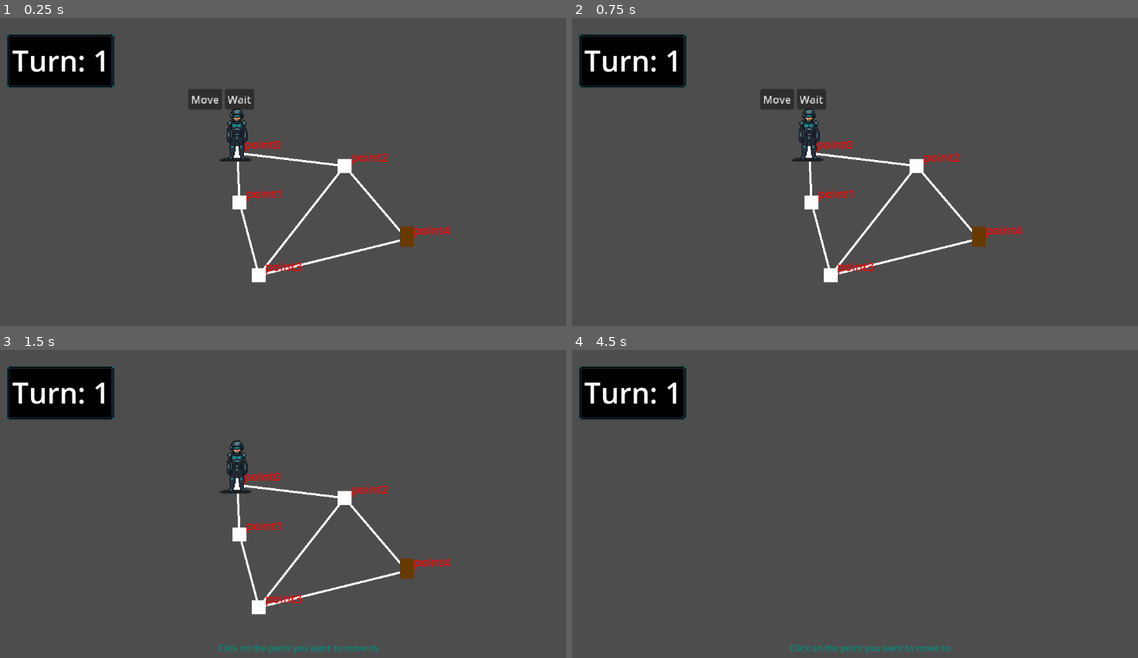
Above: before the commit, frames 1-4 (two rows, left to right).
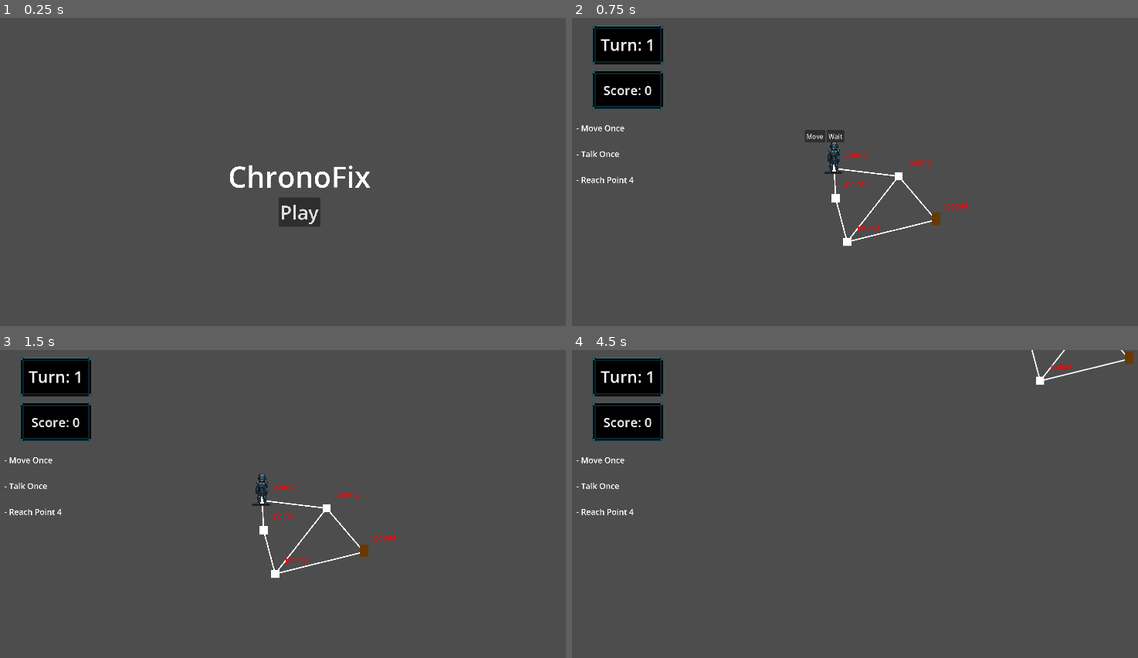
Above: after the commit, the same moments.

Repository: GreyedOutName/ChronoPunk-ForDevConManila
Game: Godot game, scene res://Scenes/main_menu.tscn
Same seed, same stepped clock (60 frames per second), same inputs: the game is played once before the commit and once after it. Before the commit the project starts from res://Scenes/main_scene.tscn.
Inputs (mouse positions are in pixels of both pictures, inside the frame that each line leads up to):
- Up to frame 1 (0.25 s): no input
- Up to frame 2 (0.75 s): click (871, 212) at 0.5 s, where only the run after the commit has a clickable "Play"
- Up to frame 3 (1.5 s): click "Move" at 1.25 s
- Up to frame 4 (4.5 s): tap Enter at 2, 3.5 s; move the mouse to (1007, 507) at 2.02 s; click (1007, 507) at 2.1 s; tap Space at 2.75, 4.25 s; move the mouse to (747, 540) at 2.77 s; click (747, 540) at 2.85 s; move the mouse to (934, 448) at 3.52 s; hold Right mouse button (rightclick) 3.53-4.28 s; click (934, 448) at 3.8 s; move the mouse to (838, 593) at 4.27 s; click (838, 593) at 4.35 s

The runs differ from the first frame. In frame 1, 7.3% of the frame differs, in the area x 1-80%, y 5-86%; in frame 2, 7.1%; in frame 3, 6.5%; in frame 4, 3.9%.

Commit message:
Objective System, Main Menu

Diff:
--- a/Scenes/GUI.tscn
+++ b/Scenes/GUI.tscn
@@ -3,7 +3,9 @@
 [ext_resource type="Script" uid="uid://ciwpwsa54mgfi" path="res://Scripts/GUI_Script.gd" id="1_bpa6r"]
 [ext_resource type="Texture2D" uid="uid://bn5yi7epchlxh" path="res://Assets/UI_Assets/windowUI2.png" id="2_ptolr"]
 
-[node name="CanvasLayer" type="CanvasLayer" node_paths=PackedStringArray("turnIndicator", "dialogueBox", "dialogueChoices", "ChoicesVbox", "dialogueText", "dialogueLabel", "reminderText")]
+[node name="CanvasLayer" type="CanvasLayer" node_paths=PackedStringArray("turnIndicator", "dialogueBox", "dialogueChoices", "ChoicesVbox", "dialogueText", "dialogueLabel", "reminderText", "GameObjectives", "Score")]
+scale = Vector2(2, 2)
+transform = Transform2D(2, 0, 0, 2, 0, 0)
 script = ExtResource("1_bpa6r")
 turnIndicator = NodePath("TopLeftBoxes/NinePatchRect/TurnNumberLabel")
 dialogueBox = NodePath("DialogueBox")
@@ -12,16 +14,21 @@
 dialogueText = NodePath("DialogueBox/BaseDialogue/NinePatchRect2/DialogueText")
 dialogueLabel = NodePath("DialogueBox/BaseDialogue/NinePatchRect/DialogueLabel")
 reminderText = NodePath("ReminderText")
+GameObjectives = NodePath("GameObjectives")
+Score = NodePath("TopLeftBoxes/NinePatchRect2/Score")
 
-[node name="TopLeftBoxes" type="MarginContainer" parent="."]
-offset_right = 230.0
-offset_bottom = 130.0
-theme_override_constants/margin_left = 30
-theme_override_constants/margin_top = 30
+[node name="TopLeftBoxes" type="VBoxContainer" parent="."]
+offset_left = 16.0
+offset_top = 12.0
+offset_right = 186.0
+offset_bottom = 114.0
+theme_override_constants/separation = 10
 
 [node name="NinePatchRect" type="NinePatchRect" parent="TopLeftBoxes"]
-custom_minimum_size = Vector2(200, 100)
+custom_minimum_size = Vector2(110, 60)
 layout_mode = 2
+size_flags_horizontal = 4
+size_flags_vertical = 4
 texture = ExtResource("2_ptolr")
 patch_margin_left = 5
 patch_margin_top = 5
@@ -29,16 +36,60 @@
 patch_margin_bottom = 5
 
 [node name="TurnNumberLabel" type="Label" parent="TopLeftBoxes/NinePatchRect"]
-layout_mode = 0
-offset_left = 10.0
-offset_top = 12.0
-offset_right = 192.0
-offset_bottom = 86.0
-theme_override_font_sizes/font_size = 54
+layout_mode = 1
+anchors_preset = 8
+anchor_left = 0.5
+anchor_top = 0.5
+anchor_right = 0.5
+anchor_bottom = 0.5
+offset_left = -54.5
+offset_top = -21.0
+offset_right = 54.5
+offset_bottom = 21.0
+grow_horizontal = 2
+grow_vertical = 2
+theme_override_font_sizes/font_size = 25
 text = "Turn: 1"
 horizontal_alignment = 1
 vertical_alignment = 1
 autowrap_mode = 2
+
+[node name="NinePatchRect2" type="NinePatchRect" parent="TopLeftBoxes"]
+custom_minimum_size = Vector2(110, 60)
+layout_mode = 2
+size_flags_horizontal = 4
+size_flags_vertical = 4
+texture = ExtResource("2_ptolr")
+patch_margin_left = 5
+patch_margin_top = 5
+patch_margin_right = 5
+patch_margin_bottom = 5
+
+[node name="Score" type="Label" parent="TopLeftBoxes/NinePatchRect2"]
+layout_mode = 1
+anchors_preset = 8
+anchor_left = 0.5
+anchor_top = 0.5
+anchor_right = 0.5
+anchor_bottom = 0.5
+offset_left = -54.5
+offset_top = -21.0
+offset_right = 54.5
+offset_bottom = 21.0
+grow_horizontal = 2
+grow_vertical = 2
+theme_override_font_sizes/font_size = 20
+text = "Score: 0"
+horizontal_alignment = 1
+vertical_alignment = 1
+autowrap_mode = 2
+
+[node name="GameObjectives" type="VBoxContainer" parent="."]
+offset_left = 18.0
+offset_top = 151.0
+offset_right = 3178.0
+offset_bottom = 9791.0
+scale = Vector2(0.05, 0.05)
 
 [node name="DialogueBox" type="MarginContainer" parent="."]
 visible = false
--- /dev/null
+++ b/Scenes/GUI_ObjectiveText.tscn
@@ -0,0 +1,14 @@
+[gd_scene format=3 uid="uid://6qjmwa5iamrs"]
+
+[node name="Objectives" type="RichTextLabel"]
+custom_minimum_size = Vector2(110, 800)
+anchors_preset = 15
+anchor_right = 1.0
+anchor_bottom = 1.0
+grow_horizontal = 2
+grow_vertical = 2
+theme_override_font_sizes/normal_font_size = 250
+bbcode_enabled = true
+text = " - End"
+autowrap_mode = 2
+vertical_alignment = 1
--- /dev/null
+++ b/Scenes/Level1.tscn
@@ -0,0 +1,44 @@
+[gd_scene load_steps=8 format=3 uid="uid://c7p4wvthpujqt"]
+
+[ext_resource type="PackedScene" uid="uid://w5fhv5wx7ee8" path="res://objects/camera_container.tscn" id="1_ysn8j"]
+[ext_resource type="Script" uid="uid://csns72yt0bu78" path="res://Scripts/path_controller.gd" id="2_6ll4n"]
+[ext_resource type="PackedScene" uid="uid://cmvmi1eqfgt6a" path="res://objects/player.tscn" id="3_kylad"]
+[ext_resource type="PackedScene" uid="uid://mwss4orfwysh" path="res://objects/enemy.tscn" id="4_bdlbp"]
+[ext_resource type="Resource" uid="uid://b54w0dwjsjvdu" path="res://Resources/level1_enemy.tres" id="5_2h8qs"]
+[ext_resource type="PackedScene" uid="uid://bd5yeg2sylr80" path="res://objects/grid_point.tscn" id="6_rpty4"]
+[ext_resource type="PackedScene" uid="uid://yexucs5j3i0b" path="res://Scenes/GUI.tscn" id="7_6jj8j"]
+
+[node name="Level1" type="Node2D"]
+
+[node name="CameraContainer" parent="." instance=ExtResource("1_ysn8j")]
+
+[node name="PathController" type="Node2D" parent="."]
+script = ExtResource("2_6ll4n")
+
+[node name="Player" parent="." instance=ExtResource("3_kylad")]
+z_index = 1
+position = Vector2(-29, -18)
+
+[node name="Enemy" parent="." instance=ExtResource("4_bdlbp")]
+position = Vector2(50, 21)
+PathArray = Array[int]([4, 3, 2, 0, 1])
+dialogueResourceRef = ExtResource("5_2h8qs")
+
+[node name="pointArray" type="Node" parent="."]
+
+[node name="point0" parent="pointArray" instance=ExtResource("6_rpty4")]
+position = Vector2(-29, -18)
+
+[node name="point1" parent="pointArray" instance=ExtResource("6_rpty4")]
+position = Vector2(-28, 5)
+
+[node name="point2" parent="pointArray" instance=ExtResource("6_rpty4")]
+position = Vector2(21, -12)
+
+[node name="point3" parent="pointArray" instance=ExtResource("6_rpty4")]
+position = Vector2(-19, 39)
+
+[node name="point4" parent="pointArray" instance=ExtResource("6_rpty4")]
+position = Vector2(50, 22)
+
+[node name="CanvasLayer" parent="." instance=ExtResource("7_6jj8j")]
--- /dev/null
+++ b/Scenes/level_select.tscn
@@ -0,0 +1,47 @@
+[gd_scene load_steps=2 format=3 uid="uid://cp15g6vhih8p"]
+
+[ext_resource type="Script" uid="uid://ckbiaybkeb5d1" path="res://Scripts/main_menu.gd" id="1_1fiak"]
+
+[node name="LevelSelect" type="Node2D"]
+script = ExtResource("1_1fiak")
+
+[node name="Camera2D" type="Camera2D" parent="."]
+
+[node name="CanvasLayer" type="CanvasLayer" parent="."]
+
+[node name="MarginContainer" type="MarginContainer" parent="CanvasLayer"]
+anchors_preset = 15
+anchor_right = 1.0
+anchor_bottom = 1.0
+grow_horizontal = 2
+grow_vertical = 2
+size_flags_horizontal = 4
+size_flags_vertical = 4
+theme_override_constants/margin_left = 40
+theme_override_constants/margin_top = 40
+theme_override_constants/margin_right = 40
+theme_override_constants/margin_bottom = 40
+
+[node name="HBoxContainer" type="HBoxContainer" parent="CanvasLayer/MarginContainer"]
+layout_mode = 2
+size_flags_horizontal = 4
+size_flags_vertical = 4
+
+[node name="VBoxContainer" type="VBoxContainer" parent="CanvasLayer/MarginContainer/HBoxContainer"]
+layout_mode = 2
+
+[node name="Level Title" type="Label" parent="CanvasLayer/MarginContainer/HBoxContainer/VBoxContainer"]
+layout_mode = 2
+theme_override_font_sizes/font_size = 50
+text = "Level 1"
+horizontal_alignment = 1
+vertical_alignment = 1
+
+[node name="Select" type="Button" parent="CanvasLayer/MarginContainer/HBoxContainer/VBoxContainer"]
+layout_mode = 2
+size_flags_horizontal = 4
+size_flags_vertical = 4
+theme_override_font_sizes/font_size = 50
+text = "Select"
+
+[connection signal="button_down" from="CanvasLayer/MarginContainer/HBoxContainer/VBoxContainer/Select" to="." method="_on_play_button_button_down"]
--- /dev/null
+++ b/Scenes/main_menu.tscn
@@ -0,0 +1,44 @@
+[gd_scene load_steps=2 format=3 uid="uid://lh3lmqk4m3wy"]
+
+[ext_resource type="Script" uid="uid://ckbiaybkeb5d1" path="res://Scripts/main_menu.gd" id="1_28flt"]
+
+[node name="MainMenu" type="Node2D"]
+script = ExtResource("1_28flt")
+
+[node name="Camera2D" type="Camera2D" parent="."]
+
+[node name="CanvasLayer" type="CanvasLayer" parent="."]
+
+[node name="MarginContainer" type="MarginContainer" parent="CanvasLayer"]
+anchors_preset = 15
+anchor_right = 1.0
+anchor_bottom = 1.0
+grow_horizontal = 2
+grow_vertical = 2
+size_flags_horizontal = 4
+size_flags_vertical = 4
+theme_override_constants/margin_left = 40
+theme_override_constants/margin_top = 40
+theme_override_constants/margin_right = 40
+theme_override_constants/margin_bottom = 40
+
+[node name="VBoxContainer" type="VBoxContainer" parent="CanvasLayer/MarginContainer"]
+layout_mode = 2
+size_flags_horizontal = 4
+size_flags_vertical = 4
+
+[node name="Label" type="Label" parent="CanvasLayer/MarginContainer/VBoxContainer"]
+layout_mode = 2
+theme_override_font_sizes/font_size = 90
+text = "ChronoFix"
+horizontal_alignment = 1
+vertical_alignment = 1
+
+[node name="PlayButton" type="Button" parent="CanvasLayer/MarginContainer/VBoxContainer"]
+layout_mode = 2
+size_flags_horizontal = 4
+size_flags_vertical = 4
+theme_override_font_sizes/font_size = 60
+text = "Play"
+
+[connection signal="button_down" from="CanvasLayer/MarginContainer/VBoxContainer/PlayButton" to="." method="_on_play_button_button_down"]
--- a/Scenes/main_scene.tscn
+++ /dev/null
@@ -1,44 +0,0 @@
-[gd_scene load_steps=8 format=3 uid="uid://c7p4wvthpujqt"]
-
-[ext_resource type="Script" uid="uid://csns72yt0bu78" path="res://Scripts/path_controller.gd" id="1_52fb6"]
-[ext_resource type="PackedScene" uid="uid://w5fhv5wx7ee8" path="res://objects/camera_container.tscn" id="1_iacmt"]
-[ext_resource type="PackedScene" uid="uid://bd5yeg2sylr80" path="res://objects/grid_point.tscn" id="2_6l7je"]
-[ext_resource type="PackedScene" uid="uid://cmvmi1eqfgt6a" path="res://objects/player.tscn" id="4_x6ack"]
-[ext_resource type="PackedScene" uid="uid://mwss4orfwysh" path="res://objects/enemy.tscn" id="5_huasi"]
-[ext_resource type="Resource" uid="uid://b54w0dwjsjvdu" path="res://Resources/level1_enemy.tres" id="5_maf8m"]
-[ext_resource type="PackedScene" uid="uid://yexucs5j3i0b" path="res://Scenes/GUI.tscn" id="6_6ev3c"]
-
-[node name="MainScene" type="Node2D"]
-
-[node name="CameraContainer" parent="." instance=ExtResource("1_iacmt")]
-
-[node name="PathController" type="Node2D" parent="."]
-script = ExtResource("1_52fb6")
-
-[node name="Player" parent="." instance=ExtResource("4_x6ack")]
-z_index = 1
-position = Vector2(-29, -18)
-
-[node name="Enemy" parent="." instance=ExtResource("5_huasi")]
-position = Vector2(50, 21)
-PathArray = Array[int]([4, 3, 2, 0, 1])
-dialogueResourceRef = ExtResource("5_maf8m")
-
-[node name="pointArray" type="Node" parent="."]
-
-[node name="point0" parent="pointArray" instance=ExtResource("2_6l7je")]
-position = Vector2(-29, -18)
-
-[node name="point1" parent="pointArray" instance=ExtResource("2_6l7je")]
-position = Vector2(-28, 5)
-
-[node name="point2" parent="pointArray" instance=ExtResource("2_6l7je")]
-position = Vector2(21, -12)
-
-[node name="point3" parent="pointArray" instance=ExtResource("2_6l7je")]
-position = Vector2(-19, 39)
-
-[node name="point4" parent="pointArray" instance=ExtResource("2_6l7je")]
-position = Vector2(50, 22)
-
-[node name="CanvasLayer" parent="." instance=ExtResource("6_6ev3c")]
--- a/Scripts/Autoloaded Scripts/Global_Signals.gd
+++ b/Scripts/Autoloaded Scripts/Global_Signals.gd
@@ -8,3 +8,4 @@
 signal choose_dialogue_response(choices:Dictionary)
 signal exit_dialogue()
 signal change_dialogue(dialogueKey:String)
+signal objective_completed(index:int,score:int)
--- /dev/null
+++ b/Scripts/Autoloaded Scripts/Objectives.gd
@@ -0,0 +1,21 @@
+extends Node
+
+var score:int = 0;
+
+func _ready():
+	GlobalSignals.objective_completed.connect(_objective_completed)
+
+func _objective_completed(index,addscore):
+	score += addscore
+
+var levelObjectives:Dictionary = {
+	"Level1":[
+		" - Move Once",
+		" - Talk Once",
+		" - Reach Point 4"
+	],
+	"Level2":[],
+	"Level3":[],
+	"Level4":[],
+	"Level5":[],
+}
--- a/Scripts/GUI_Script.gd
+++ b/Scripts/GUI_Script.gd
@@ -7,8 +7,11 @@
 @export var dialogueText:Label;
 @export var dialogueLabel:Label;
 @export var reminderText:Label;
+@export var GameObjectives:VBoxContainer;
+@export var Score:Label;
 
 var choiceBox = preload("res://Scenes/GUI_Dialogue_Choice.tscn")
+var objectiveText = preload("res://Scenes/GUI_ObjectiveText.tscn")
 
 func _ready():
 	GlobalSignals.player_choosing_move.connect(_player_choosing_move)
@@ -18,8 +21,18 @@
 	GlobalSignals.exit_dialogue.connect(_exit_dialogue)
 	GlobalSignals.choose_dialogue_response.connect(_choose_dialogue)
 	GlobalSignals.change_dialogue.connect(_change_dialogue)
+	GlobalSignals.objective_completed.connect(_objective_completed)
 
 	turnIndicator.text = ("Turn: " + str(TurnController.turn_number))
+
+	if get_tree().current_scene.name.contains("Level"):
+		for x in Objectives.levelObjectives[get_tree().current_scene.name]:
+			var newObjective = objectiveText.instantiate()
+			newObjective.text = x
+			GameObjectives.add_child(newObjective)
+
+func _process(delta):
+	Score.text = "Score: "+str(Objectives.score)
 
 func _open_dialogue(Text, Name):
 	dialogueText.text = Text
@@ -54,5 +67,10 @@
 	reminderText.visible = false
 	turnIndicator.text = ("Turn: " + str(TurnController.turn_number))
 
+func _objective_completed(index:int,score:int):
+	var arrayOfText:Array[Node] = GameObjectives.get_children()
+	var newText = "[color=#FF0000][s]"+arrayOfText[index].text+"[/s][/color]"
+	arrayOfText[index].text = newText
+
 func _on_invisible_button_button_up():
 	GlobalSignals.continue_dialogue.emit()
--- a/Scripts/enemy.gd
+++ b/Scripts/enemy.gd
@@ -11,7 +11,7 @@
 @export var dialogueResourceRef:dialogue_resource;
 
 func _ready():
-	Astar = get_tree().root.get_node("MainScene/PathController").getAstar()
+	Astar = $"../PathController".getAstar()
 	GlobalSignals.new_turn.connect(_on_new_turn)
 
 func _physics_process(_delta):
--- /dev/null
+++ b/Scripts/main_menu.gd
@@ -0,0 +1,5 @@
+extends Node2D
+
+
+func _on_play_button_button_down():
+	get_tree().change_scene_to_file("res://Scenes/Level1.tscn")
--- a/Scripts/player.gd
+++ b/Scripts/player.gd
@@ -21,7 +21,7 @@
 
 func _ready():
 	#Get Astar for this level inside PathController
-	Astar = get_tree().root.get_node("MainScene/PathController").getAstar()
+	Astar = $"../PathController".getAstar()
 	#Connect new_turn() signal
 	GlobalSignals.new_turn.connect(_new_turn)
 	GlobalSignals.continue_dialogue.connect(_continue_dialogue)
@@ -43,6 +43,7 @@
 		var path = Astar.get_point_path(current_point,next_point)
 		target_position = path[1]
 		GlobalSignals.new_turn.emit()
+		GlobalSignals.objective_completed.emit(0,100)
 		allowMove = !allowMove
 
 func _physics_process(_delta):
--- a/objects/grid_point.tscn
+++ b/objects/grid_point.tscn
@@ -5,7 +5,7 @@
 [sub_resource type="CanvasTexture" id="CanvasTexture_jgdk2"]
 
 [sub_resource type="LabelSettings" id="LabelSettings_dqtvb"]
-font_size = 20
+font_size = 50
 font_color = Color(1, 0, 0, 1)
 
 [sub_resource type="RectangleShape2D" id="RectangleShape2D_a2n3f"]
@@ -21,11 +21,11 @@
 
 [node name="Label" type="Label" parent="."]
 visibility_layer = 512
-offset_left = 3.265
-offset_top = -7.84
-offset_right = 6.265
-offset_bottom = 0.16
-scale = Vector2(0.275, 0.275)
+offset_left = 8.0
+offset_top = -15.0
+offset_right = 37.0
+offset_bottom = 54.0
+scale = Vector2(0.11, 0.11)
 text = "1"
 label_settings = SubResource("LabelSettings_dqtvb")
 
--- a/project.godot
+++ b/project.godot
@@ -11,7 +11,7 @@
 [application]
 
 config/name="Puzzle-Game"
-run/main_scene="res://Scenes/main_scene.tscn"
+run/main_scene="uid://lh3lmqk4m3wy"
 config/features=PackedStringArray("4.4", "Forward Plus")
 config/icon="res://icon.svg"
 
@@ -19,9 +19,12 @@
 
 TurnController="*res://Scripts/Autoloaded Scripts/turn_controller.gd"
 GlobalSignals="*res://Scripts/Autoloaded Scripts/Global_Signals.gd"
+Objectives="*res://Scripts/Autoloaded Scripts/Objectives.gd"
 
 [display]
 
+window/size/viewport_width=1920
+window/size/viewport_height=1080
 window/size/mode=2
 window/stretch/mode="viewport"
 window/stretch/aspect="expand"
Not shown, added: Scripts/Autoloaded Scripts/Objectives.gd.uid
Not shown, added: Scripts/main_menu.gd.uid
